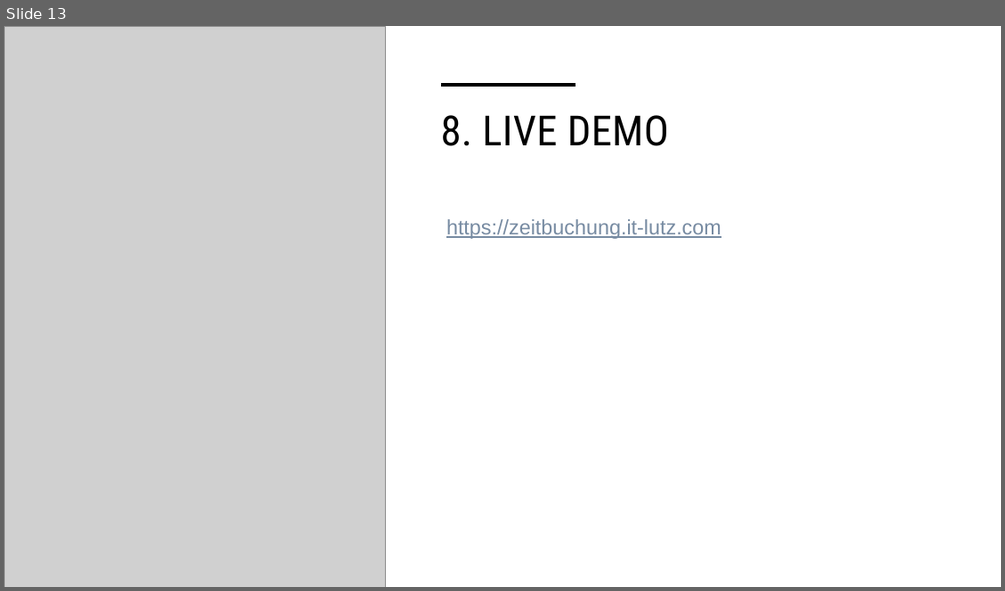
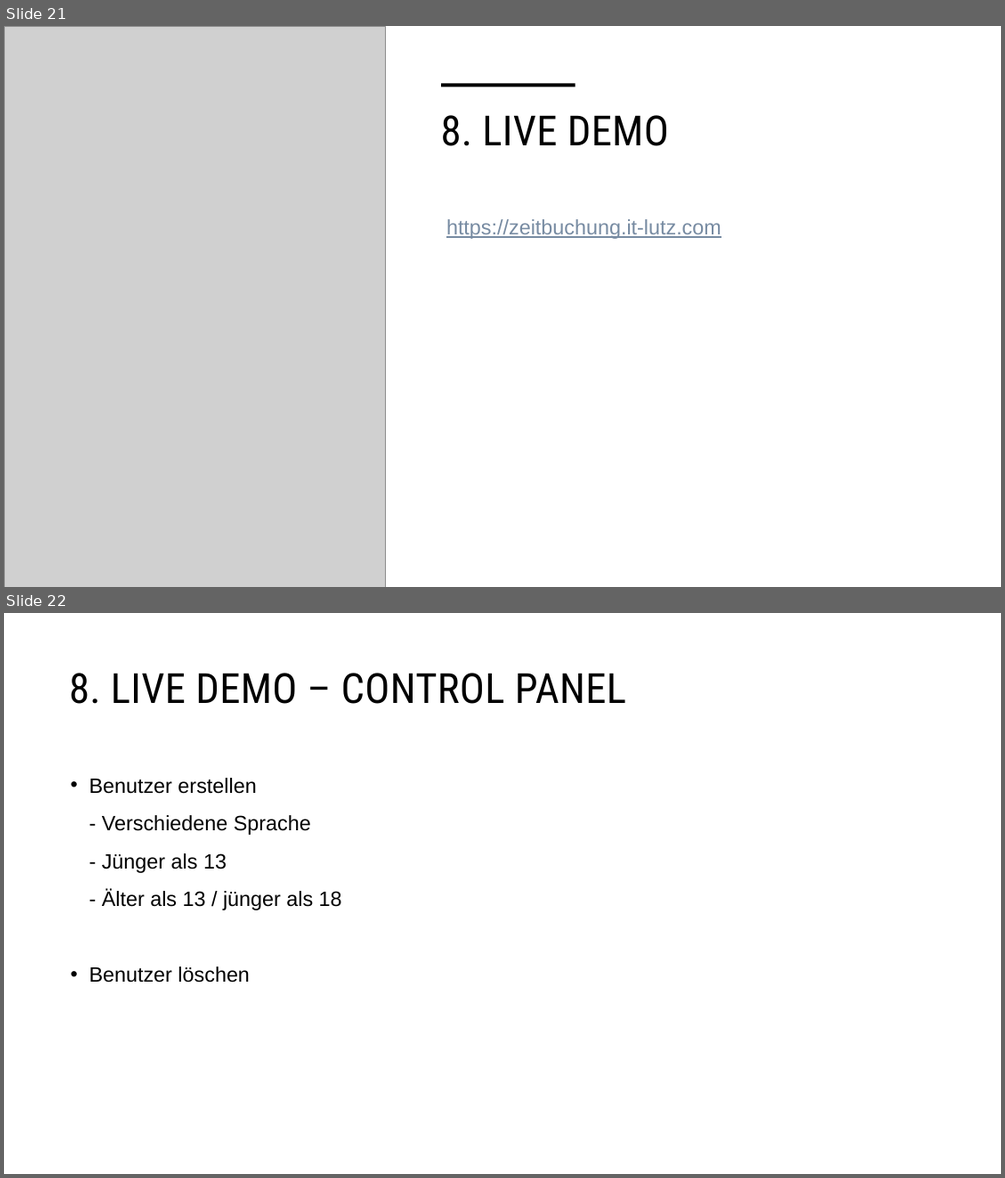
Before and after one commit to malu254/Eifrige-Otter-PM, a slide deck: Abgabe/Dokumentation/Präsentation.pptx. Shown one above the other, each under a label of ours: slide 13 before the commit, slides 21 and 22 after it. The pictures are 1005x591 and 1005x1178 pixels, drawn with LibreOffice and Linux fonts; fonts in the diff are those of the drawing; grey boxes stand for pictures. Boxes give left, top, right and bottom in pixels: in the first picture for what was removed or moved away, otherwise in the second. Text is boxed around its words. In the diff, an @@ line names an element or a change of style, - is before the commit and + after.

```diff
--- a/Abgabe/Dokumentation/Präsentation.pptx
+++ b/Abgabe/Dokumentation/Präsentation.pptx
@@ slide 22 added at <box>4,613,1001,1174</box>, background #FFFFFF @@
@@ title added at <box>69,673,626,704</box>, 40 pt, text #000000 @@
+8. LIVE DEMO – CONTROL PANEL
@@ text added at <box>89,778,342,982</box>, 20 pt, text #000000 @@
+• Benutzer erstellen
+- Verschiedene Sprache
+- Jünger als 13
+- Älter als 13 / jünger als 18
+• Benutzer löschen
@@ what was slide 13 is now slide 21 @@
```
Also in this commit, not shown: 4 slides changed, 9 other slides added, 9 other files.
